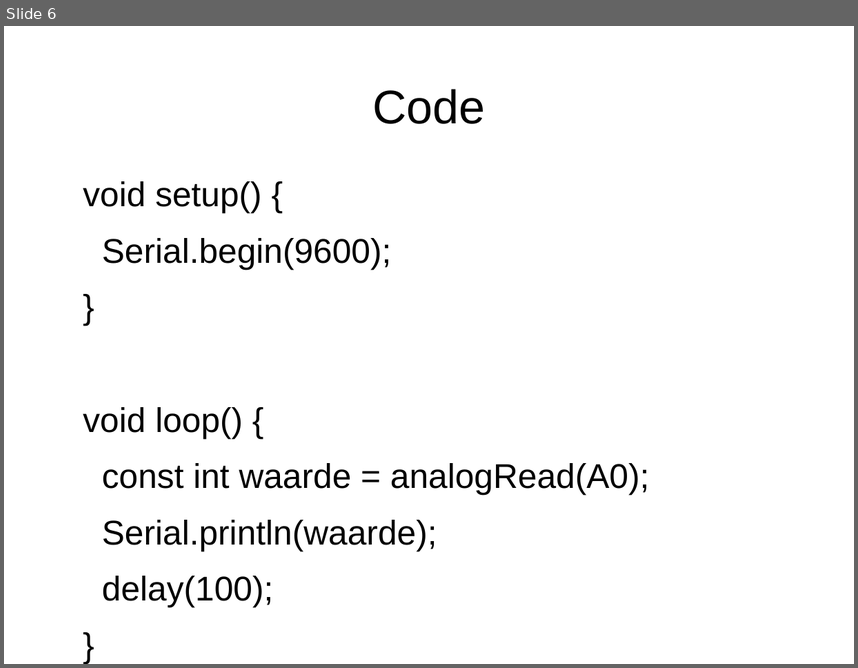
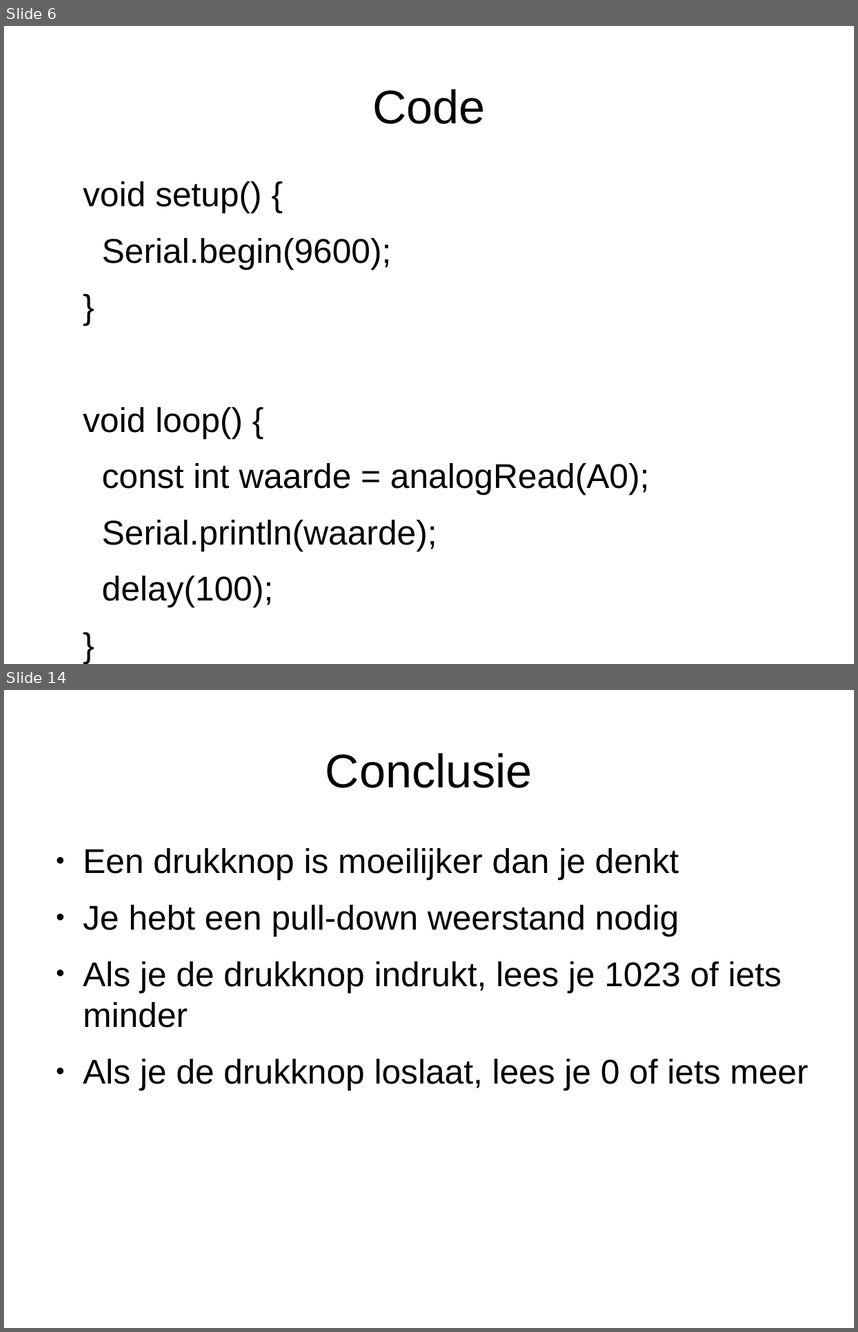
Before and after one commit to djog/arduino_cursus, a slide deck: Raw/Drukknop.odp. Shown one above the other, each under a label of ours: slide 6 before the commit, slides 6 and 14 after it; the slides between them are not shown. The pictures are 858x668 and 858x1332 pixels, drawn with LibreOffice and Linux fonts; fonts in the diff are those of the drawing. Boxes give left, top, right and bottom in pixels: in the first picture for what was removed or moved away, otherwise in the second. Text is boxed around its words. In the diff, an @@ line names an element or a change of style, - is before the commit and + after.

```diff
--- a/Raw/Drukknop.odp
+++ b/Raw/Drukknop.odp
@@ slide 14 added at [4,690,854,1328], background #FFFFFF @@
@@ title added at [326,753,533,788], 44 pt, text #000000 @@
+Conclusie
@@ text added at [83,848,808,1090], 32 pt, text #000000 @@
+● Een drukknop is moeilijker dan je denkt
+● Je hebt een pull-down weerstand nodig
+● Als je de drukknop indrukt, lees je 1023 of iets minder
+● Als je de drukknop loslaat, lees je 0 of iets meer
```
Also in this commit, not shown: 7 other slides added, 3 other files.
